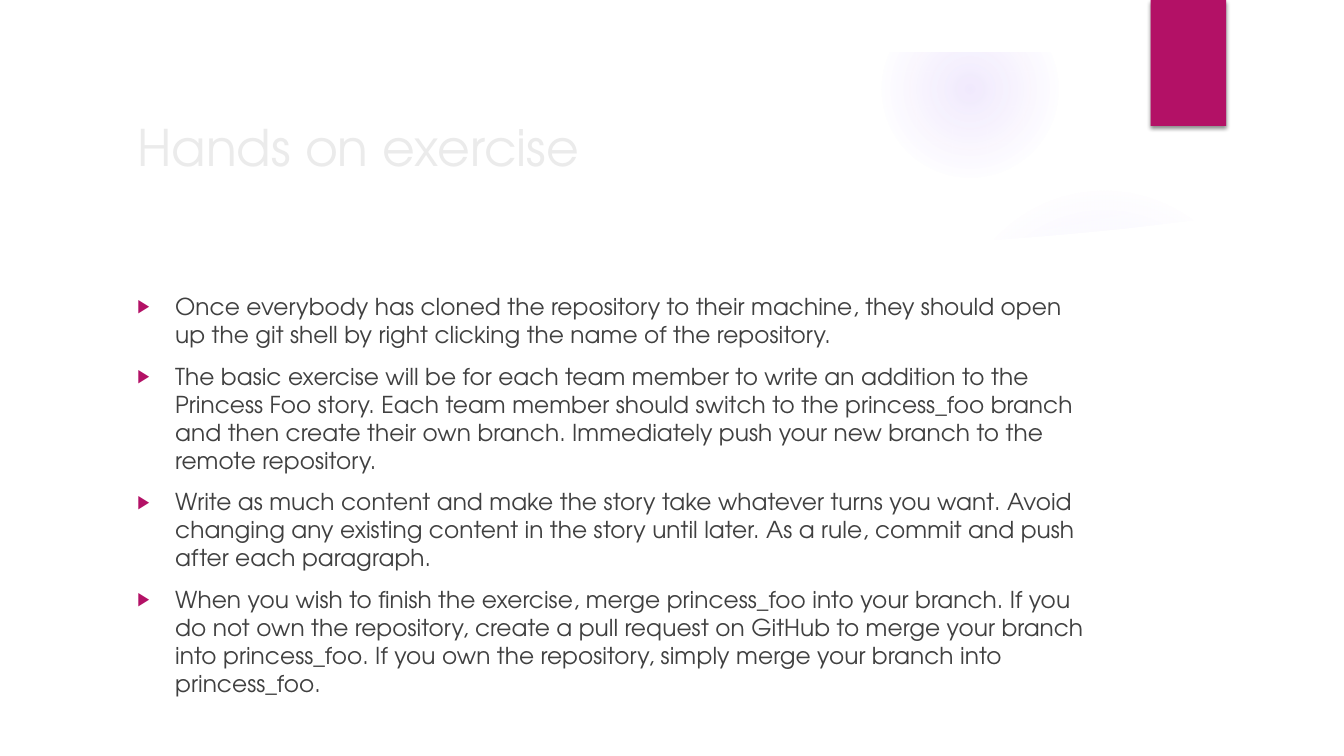
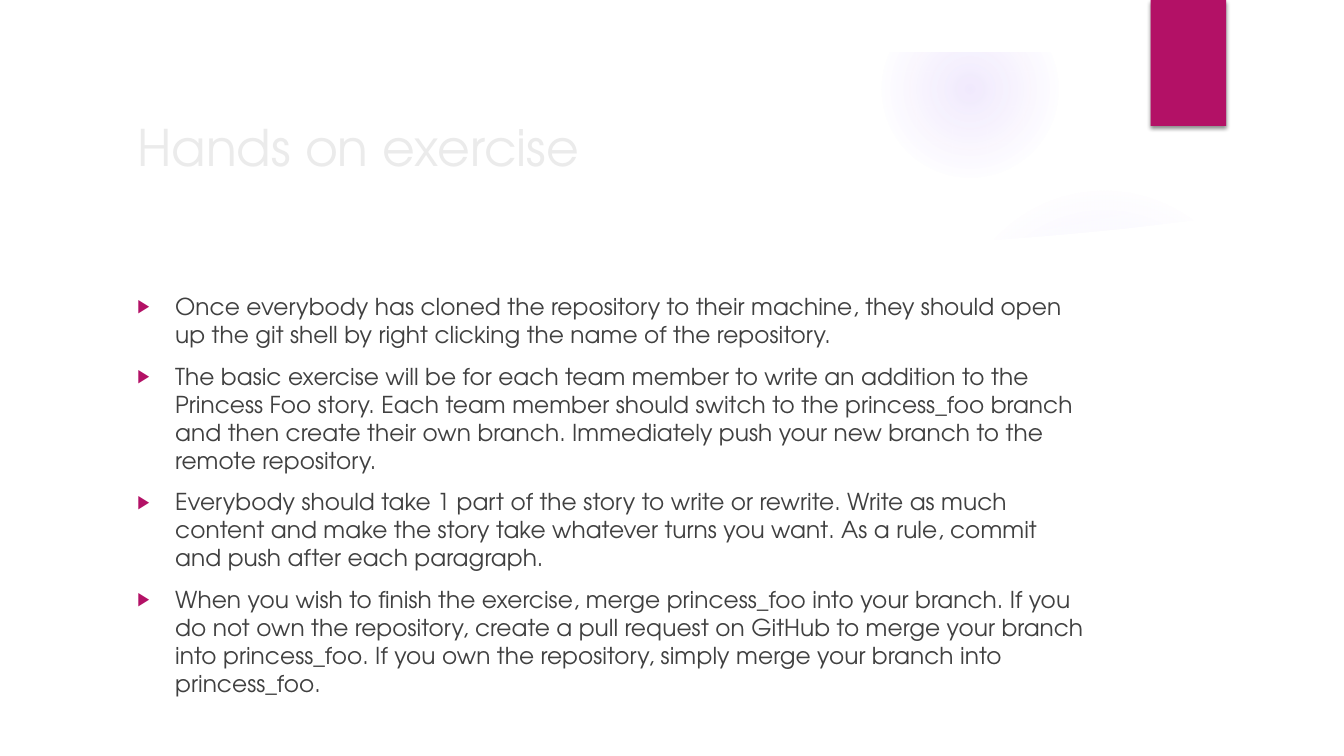
Before and after one commit to cdobos/git_session, a slide deck: slide 27 of Intro to git.pptx (slide 26 before the commit). Drawn at 1344x756 pixels with LibreOffice and Linux fonts; fonts in the diff are those of the drawing; background and template pictures are left out. Boxes give left, top, right and bottom in pixels: in the first picture for what was removed or moved away, otherwise in the second. Text is boxed around its words. In the diff, an @@ line names an element or a change of style, - is before the commit and + after.

```diff
--- a/Intro to git.pptx
+++ b/Intro to git.pptx
@@ text at (175, 493, 1037, 571): text changed @@
-▶ Write as much content and make the story take whatever turns you want. Avoid changing any existing content in the story until later. As a rule, commit and push after each paragraph.
+▶ Everybody should take 1 part of the story to write or rewrite. Write as much content and make the story take whatever turns you want. As a rule, commit and push after each paragraph.
```
Also in this commit, not shown: 2 other slides changed, 1 slide added.
